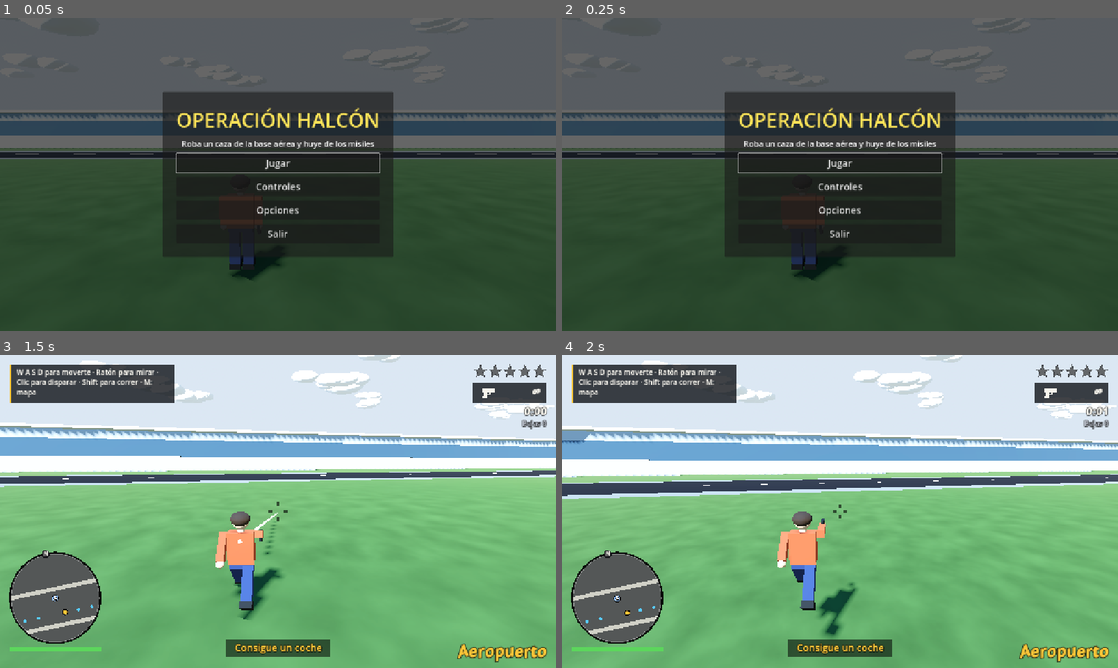
Above: before the commit, frames 1-4 (two rows, left to right).
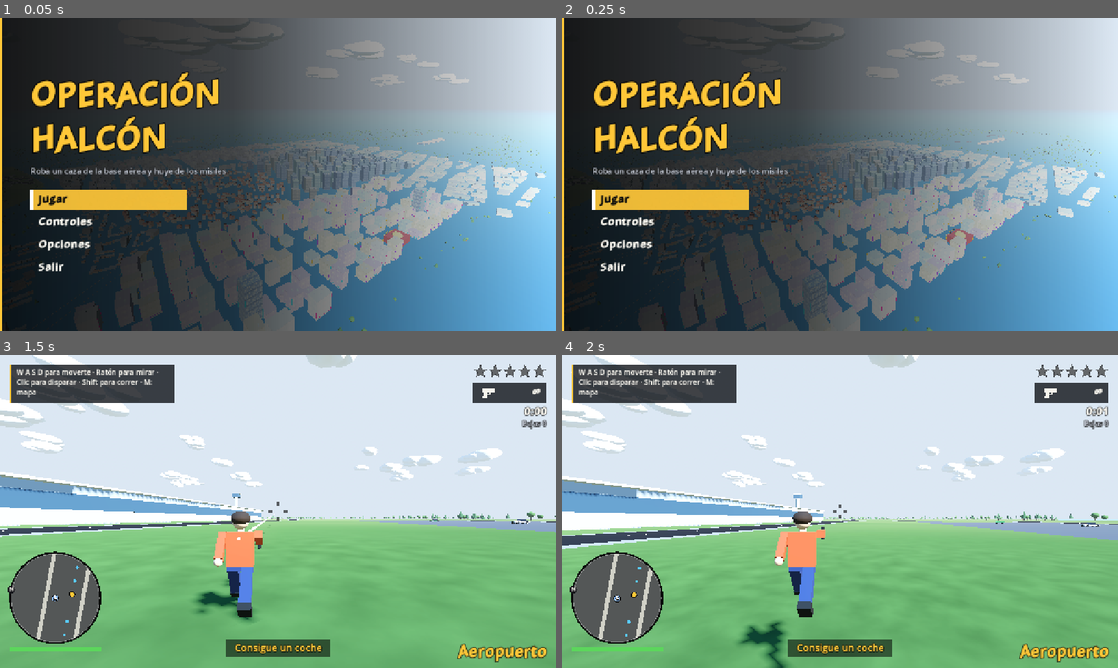
Above: after the commit, the same moments.

Repository: canalenguillem/operacion-halcon
Game: Godot game, scene res://main.tscn
Same seed, same stepped clock (60 frames per second), same inputs: the game is played once before the commit and once after it. Sound files missing from this copy of the repository are replaced by a short silence.
Inputs (mouse positions are in pixels of both pictures, inside the frame that each line leads up to):
- Up to frame 1 (0.05 s): no input
- Up to frame 2 (0.25 s): no input
- Up to frame 3 (1.5 s): click "Jugar" at 0.5 s; tap Enter at 1.25 s; move the mouse to (305, 511) at 1.27 s; hold W (forward) from 1.28 s (still down); tap F (flare) at 1.35 s; click (305, 511) at 1.42 s
- Up to frame 4 (2 s): keep holding W (forward); tap Space (jump) at 1.52 s

The runs differ from the first frame. In frame 1, 89% of the frame differs, in the area x 0-100%, y 0-100%; in frame 2, 89%; in frame 3, 35%; in frame 4, 36%.

Commit message:
Menús nuevos: estilo propio, vuelo de cine de fondo, opciones gráficas y pantalla de carga
- Menú en columna a la izquierda con el tema de UiStyle; detrás, la
  cámara sobrevuela la ciudad (CameraRig.cinematic).
- Opciones: pantalla completa, sincronización vertical y calidad de
  sombras (guardadas en Settings, con tests).
- LoadingScreen con un consejo al azar mientras se construye la isla.
- Botón «Mapa» en la pausa; documentación al día.

Co-Authored-By: Claude Opus 5.5 <noreply@anthropic.com>

Diff:
--- a/scripts/camera_rig.gd
+++ b/scripts/camera_rig.gd
@@ -13,12 +13,30 @@
 ## Sacudida actual (ver `CameraLogic`).
 var shake: float = 0.0
 var rng: RandomNumberGenerator = RandomNumberGenerator.new()
+## Vuelo de cine alrededor de la ciudad (fondo del menú principal).
+var cinematic: bool = false
+## Centro, radio, altura y velocidad (rad/s) del vuelo de cine.
+@export var cine_center: Vector3 = Vector3(250, 40, 450)
+@export var cine_radius: float = 950.0
+@export var cine_height: float = 280.0
+@export var cine_speed: float = 0.035
+var _cine_angle: float = 2.2
 
 
 func _init() -> void:
 	near = 0.2
 	far = 20000.0
 	fov = 70.0
+	process_mode = Node.PROCESS_MODE_ALWAYS  # el vuelo de cine sigue con el juego en pausa
+
+
+func _process(dt: float) -> void:
+	if not cinematic:
+		return
+	_cine_angle += cine_speed * dt
+	var bob: float = sin(_cine_angle * 3.0) * 40.0
+	global_position = cine_center + Vector3(cos(_cine_angle) * cine_radius, cine_height + bob, sin(_cine_angle) * cine_radius)
+	look_at(cine_center, Vector3.UP)
 
 
 ## Gira la cámara con el movimiento del ratón.
--- /dev/null
+++ b/scripts/loading_screen.gd
@@ -0,0 +1,34 @@
+class_name LoadingScreen
+extends CanvasLayer
+## Pantalla de carga con un consejo al azar mientras se construye la isla.
+
+const TIPS: Array[String] = [
+	"Pulsa {map} para abrir el mapa y marcar un destino: el GPS te lleva por las calles.",
+	"El radar gira con la cámara: lo que tienes delante queda siempre arriba.",
+	"La flecha amarilla del radar señala tu objetivo aunque esté lejos.",
+	"Si te disparan, una marca roja alrededor de la mira te dice desde dónde.",
+	"En el caza, las bengalas ({flare}) despistan a los misiles que te persiguen.",
+	"La autovía rodea la isla: es la forma más rápida de cruzarla.",
+	"Los soldados de la base te ven a 45 m. Entra rápido… o con un coche.",
+	"Desde el mirador de Las Colinas se ve toda la ciudad.",
+]
+
+
+func _ready() -> void:
+	layer = 50
+	var c := Control.new()
+	c.set_anchors_and_offsets_preset(Control.PRESET_FULL_RECT)
+	c.draw.connect(_draw_on.bind(c))
+	add_child(c)
+
+
+func _draw_on(c: Control) -> void:
+	var s: Vector2 = c.size
+	c.draw_rect(Rect2(Vector2.ZERO, s), Color(0.03, 0.035, 0.05))
+	c.draw_rect(Rect2(0, 0, 6, s.y), UiStyle.ACCENT)
+	UiStyle.text(c, Vector2(70, s.y * 0.42), "OPERACIÓN HALCÓN", 64, UiStyle.ACCENT, HORIZONTAL_ALIGNMENT_LEFT, UiStyle.title_font(), 10)
+	UiStyle.text(c, Vector2(72, s.y * 0.42 + 44), "Cargando la isla…", 22, UiStyle.TEXT)
+	var tip: String = TIPS[randi() % TIPS.size()].format({"map": Menu.key_name("map"), "flare": Menu.key_name("flare")})
+	c.draw_rect(Rect2(70, s.y - 110, s.x - 140, 60), UiStyle.PANEL)
+	c.draw_rect(Rect2(70, s.y - 110, 4, 60), UiStyle.ACCENT)
+	UiStyle.text(c, Vector2(90, s.y - 74), "Consejo: " + tip, 18, UiStyle.TEXT, HORIZONTAL_ALIGNMENT_LEFT, null, 0)
--- a/scripts/main.gd
+++ b/scripts/main.gd
@@ -45,6 +45,16 @@
 
 func _ready() -> void:
 	process_physics_priority = 10  # después de los actores, para que la cámara vea posiciones ya actualizadas
+	Settings.load_file()
+	Settings.apply_display()
+	var loading: LoadingScreen = null
+	if show_menu:  # pantalla de carga mientras se construye la isla (los tests la saltan)
+		set_physics_process(false)
+		set_process_unhandled_input(false)
+		loading = LoadingScreen.new()
+		add_child(loading)
+		await get_tree().process_frame
+		await get_tree().process_frame
 	world = World.new()
 	add_child(world)
 	world.build()
@@ -72,13 +82,13 @@
 	add_child(layer)
 	layer.add_child(hud)
 
-	Settings.load_file()
 	menu = Menu.new()
 	menu.play_pressed.connect(_on_play_pressed)
 	menu.restart_pressed.connect(restart)
 	menu.main_menu_pressed.connect(_on_main_menu_pressed)
 	menu.clicked.connect(sfx.play.bind("click", -6.0))
 	menu.map_pressed.connect(_on_map_pressed)
+	menu.options_changed.connect(world.apply_graphics)
 	var menu_layer := CanvasLayer.new()
 	menu_layer.layer = 10
 	add_child(menu_layer)
@@ -92,10 +102,15 @@
 	camera.tick(0.0)
 	if show_menu and not skip_menu and not dev_args:
 		hud.visible = false
+		camera.cinematic = true
 		menu.open(Menu.Screen.MAIN)
 	else:
 		Input.mouse_mode = Input.MOUSE_MODE_CAPTURED
 	skip_menu = false
+	if loading != null:
+		loading.queue_free()
+		set_physics_process(true)
+		set_process_unhandled_input(true)
 
 
 ## Añade un sistema como hijo y le da la referencia a `Main`.
@@ -184,6 +199,8 @@
 
 func _on_play_pressed() -> void:
 	hud.visible = true
+	camera.cinematic = false
+	camera.tick(0.0)
 
 
 func _on_main_menu_pressed() -> void:
--- a/scripts/menu.gd
+++ b/scripts/menu.gd
@@ -6,6 +6,8 @@
 signal restart_pressed
 signal main_menu_pressed
 signal map_pressed
+## Han cambiado opciones que debe aplicar el juego (gráficos).
+signal options_changed
 ## Se ha pulsado cualquier botón (para el sonido).
 signal clicked
 
@@ -65,23 +67,40 @@
 func _ready() -> void:
 	process_mode = Node.PROCESS_MODE_ALWAYS
 	set_anchors_and_offsets_preset(Control.PRESET_FULL_RECT)
-	var dim := ColorRect.new()
-	dim.color = Color(0, 0, 0, 0.6)
-	dim.set_anchors_and_offsets_preset(Control.PRESET_FULL_RECT)
-	add_child(dim)
-	var center := CenterContainer.new()
-	center.set_anchors_and_offsets_preset(Control.PRESET_FULL_RECT)
-	add_child(center)
-	var panel := PanelContainer.new()
-	center.add_child(panel)
+	theme = UiStyle.menu_theme()
+	# degradado oscuro a la izquierda: deja ver la ciudad detrás
+	var grad := Gradient.new()
+	grad.set_color(0, Color(0, 0, 0, 0.9))
+	grad.set_color(1, Color(0, 0, 0, 0.0))
+	grad.add_point(0.42, Color(0, 0, 0, 0.72))
+	var tex := GradientTexture2D.new()
+	tex.gradient = grad
+	tex.width = 256
+	tex.height = 4
+	var bg := TextureRect.new()
+	bg.texture = tex
+	bg.stretch_mode = TextureRect.STRETCH_SCALE
+	bg.set_anchors_and_offsets_preset(Control.PRESET_FULL_RECT)
+	add_child(bg)
+	var stripe := ColorRect.new()
+	stripe.color = UiStyle.ACCENT
+	stripe.set_anchors_and_offsets_preset(Control.PRESET_LEFT_WIDE)
+	stripe.offset_right = 6
+	add_child(stripe)
 	var margin := MarginContainer.new()
-	for side: String in ["margin_left", "margin_right", "margin_top", "margin_bottom"]:
-		margin.add_theme_constant_override(side, 32)
-	panel.add_child(margin)
+	margin.set_anchors_and_offsets_preset(Control.PRESET_FULL_RECT)
+	margin.add_theme_constant_override("margin_left", 70)
+	margin.add_theme_constant_override("margin_top", 40)
+	margin.add_theme_constant_override("margin_bottom", 30)
+	add_child(margin)
+	var column := VBoxContainer.new()
+	column.alignment = BoxContainer.ALIGNMENT_CENTER
+	margin.add_child(column)
 	_box = VBoxContainer.new()
-	_box.custom_minimum_size.x = 440
-	_box.add_theme_constant_override("separation", 10)
-	margin.add_child(_box)
+	_box.custom_minimum_size.x = 480
+	_box.size_flags_horizontal = Control.SIZE_SHRINK_BEGIN
+	_box.add_theme_constant_override("separation", 6)
+	column.add_child(_box)
 	visible = false
 
 
@@ -127,21 +146,32 @@
 			_build_options()
 
 
-func _label(text: String, font_size: int, color: Color = Color.WHITE) -> Label:
+func _label(text: String, font_size: int, color: Color = UiStyle.TEXT) -> Label:
 	var l := Label.new()
 	l.text = text
-	l.horizontal_alignment = HORIZONTAL_ALIGNMENT_CENTER
 	l.add_theme_font_size_override("font_size", font_size)
 	l.add_theme_color_override("font_color", color)
+	l.add_theme_color_override("font_outline_color", Color(0, 0, 0, 0.8))
+	l.add_theme_constant_override("outline_size", 4)
 	_box.add_child(l)
 	return l
+
+
+## Título grande con la fuente de títulos.
+func _title(text: String, font_size: int) -> void:
+	var l: Label = _label(text, font_size, UiStyle.ACCENT)
+	l.add_theme_font_override("font", UiStyle.title_font())
+	l.add_theme_constant_override("outline_size", 10)
 
 
 func _button(text: String, action: Callable, focus: bool = false) -> Button:
 	var b := Button.new()
 	b.text = text
-	b.custom_minimum_size.y = 44
-	b.add_theme_font_size_override("font_size", 22)
+	b.alignment = HORIZONTAL_ALIGNMENT_LEFT
+	b.custom_minimum_size = Vector2(360, 42)
+	b.size_flags_horizontal = Control.SIZE_SHRINK_BEGIN
+	b.add_theme_font_size_override("font_size", 24)
+	b.add_theme_font_override("font", UiStyle.title_font())
 	b.pressed.connect(clicked.emit)
 	b.pressed.connect(action)
 	_box.add_child(b)
@@ -153,10 +183,12 @@
 
 
 func _build_main() -> void:
-	_label("OPERACIÓN HALCÓN", 46, Color(1, 0.9, 0.35))
-	_label("Roba un caza de la base aérea y huye de los misiles", 18)
+	_title("OPERACIÓN
+HALCÓN", 72)
+	_label("Roba un caza de la base aérea y huye de los misiles", 18, UiStyle.MUTED)
 	if Settings.best_time > 0.0:
-		_label("Mejor tiempo: %s" % Settings.format_time(Settings.best_time), 18, Color(0.5, 1, 0.6))
+		_label("Mejor tiempo: %s" % Settings.format_time(Settings.best_time), 18, UiStyle.WIN)
+	_spacer(18)
 	_button("Jugar", _on_play, true)
 	_button("Controles", show_screen.bind(Screen.CONTROLS))
 	_button("Opciones", show_screen.bind(Screen.OPTIONS))
@@ -164,7 +196,8 @@
 
 
 func _build_pause() -> void:
-	_label("PAUSA", 40, Color(1, 0.9, 0.35))
+	_title("PAUSA", 56)
+	_spacer(10)
 	_button("Continuar", close, true)
 	_button("Mapa", map_pressed.emit)
 	_button("Reiniciar misión", restart_pressed.emit)
@@ -174,7 +207,7 @@
 
 
 func _build_controls() -> void:
-	_label("CONTROLES", 26, Color(1, 0.9, 0.35))
+	_title("CONTROLES", 40)
 	var grid := GridContainer.new()
 	grid.columns = 2
 	grid.add_theme_constant_override("h_separation", 28)
@@ -188,7 +221,7 @@
 				var head := Label.new()
 				head.text = text
 				head.add_theme_font_size_override("font_size", 15)
-				head.add_theme_color_override("font_color", Color(0.5, 0.85, 1.0))
+				head.add_theme_color_override("font_color", UiStyle.ACCENT)
 				grid.add_child(head)
 		for text: String in [keys_text(row[1] as String), row[2] as String]:
 			var cell := Label.new()
@@ -215,7 +248,7 @@
 
 
 func _build_options() -> void:
-	_label("OPCIONES", 32, Color(1, 0.9, 0.35))
+	_title("OPCIONES", 40)
 	_slider(0.0, 1.0, 0.05, Settings.volume,
 		func(v: float) -> String: return "Volumen: %d %%" % roundi(v * 100.0),
 		func(v: float) -> void:
@@ -241,7 +274,42 @@
 		Settings.difficulty = i
 		Settings.save_file())
 	_box.add_child(option)
+
+	_label("Gráficos", 18, UiStyle.ACCENT)
+	_check("Pantalla completa", Settings.fullscreen, func(on: bool) -> void: Settings.fullscreen = on)
+	_check("Sincronización vertical (sin tirones de imagen)", Settings.vsync, func(on: bool) -> void: Settings.vsync = on)
+	var shadows := OptionButton.new()
+	shadows.add_theme_font_size_override("font_size", 18)
+	for n: String in Settings.SHADOW_NAMES:
+		shadows.add_item("Sombras: " + n)
+	shadows.selected = Settings.shadows
+	shadows.item_selected.connect(func(i: int) -> void:
+		Settings.shadows = i
+		Settings.save_file()
+		options_changed.emit())
+	_box.add_child(shadows)
+	_spacer(8)
 	_button("Volver", show_screen.bind(_home), true)
+
+
+## Casilla que guarda las opciones y avisa al juego al cambiar.
+func _check(text: String, value: bool, changed: Callable) -> void:
+	var c := CheckButton.new()
+	c.text = text
+	c.button_pressed = value
+	c.add_theme_font_size_override("font_size", 17)
+	c.toggled.connect(func(on: bool) -> void:
+		changed.call(on)
+		Settings.save_file()
+		Settings.apply_display()
+		options_changed.emit())
+	_box.add_child(c)
+
+
+func _spacer(h: float) -> void:
+	var c := Control.new()
+	c.custom_minimum_size.y = h
+	_box.add_child(c)
 
 
 func _on_play() -> void:
--- a/scripts/settings.gd
+++ b/scripts/settings.gd
@@ -7,6 +7,9 @@
 const SOLDIER_DAMAGE: Array[float] = [0.5, 1.0, 1.6]
 ## Multiplicador del tiempo de recarga de las baterías según la dificultad.
 const SAM_RELOAD: Array[float] = [1.6, 1.0, 0.65]
+const SHADOW_NAMES: Array[String] = ["Sin sombras", "Medias", "Altas"]
+## Distancia a la que llegan las sombras del sol según la calidad (m).
+const SHADOW_DISTANCE: Array[float] = [0.0, 150.0, 350.0]
 const SENSITIVITY_MIN: float = 0.3
 const SENSITIVITY_MAX: float = 3.0
 
@@ -21,6 +24,10 @@
 static var volume: float = 0.8
 ## Volumen de la música, de 0 a 1 (además del general).
 static var music_volume: float = 0.5
+static var fullscreen: bool = false
+static var vsync: bool = true
+## Calidad de las sombras: 0 sin sombras, 1 medias, 2 altas.
+static var shadows: int = 2
 
 
 static func reset() -> void:
@@ -29,6 +36,9 @@
 	mouse_scale = 1.0
 	difficulty = 1
 	best_time = 0.0
+	fullscreen = false
+	vsync = true
+	shadows = 2
 
 
 static func load_file() -> void:
@@ -41,6 +51,9 @@
 	best_time = maxf(0.0, float(cfg.get_value("records", "best_time", 0.0)))
 	volume = clampf(float(cfg.get_value("options", "volume", 0.8)), 0.0, 1.0)
 	music_volume = clampf(float(cfg.get_value("options", "music_volume", 0.5)), 0.0, 1.0)
+	fullscreen = bool(cfg.get_value("graphics", "fullscreen", false))
+	vsync = bool(cfg.get_value("graphics", "vsync", true))
+	shadows = clampi(int(cfg.get_value("graphics", "shadows", 2)), 0, SHADOW_NAMES.size() - 1)
 
 
 static func save_file() -> void:
@@ -50,6 +63,9 @@
 	cfg.set_value("records", "best_time", best_time)
 	cfg.set_value("options", "volume", volume)
 	cfg.set_value("options", "music_volume", music_volume)
+	cfg.set_value("graphics", "fullscreen", fullscreen)
+	cfg.set_value("graphics", "vsync", vsync)
+	cfg.set_value("graphics", "shadows", shadows)
 	cfg.save(path)
 
 
@@ -79,3 +95,13 @@
 
 static func sam_reload_scale() -> float:
 	return SAM_RELOAD[difficulty]
+
+
+## Aplica pantalla completa y sincronización vertical a la ventana (no hace nada sin pantalla).
+static func apply_display() -> void:
+	if DisplayServer.get_name() == "headless":
+		return
+	var mode: DisplayServer.WindowMode = DisplayServer.WINDOW_MODE_FULLSCREEN if fullscreen else DisplayServer.WINDOW_MODE_WINDOWED
+	if DisplayServer.window_get_mode() != mode:
+		DisplayServer.window_set_mode(mode)
+	DisplayServer.window_set_vsync_mode(DisplayServer.VSYNC_ENABLED if vsync else DisplayServer.VSYNC_DISABLED)
--- a/scripts/world.gd
+++ b/scripts/world.gd
@@ -40,6 +40,7 @@
 var marker: MeshInstance3D
 var barrier: Node3D
 var barrier_open: bool = false
+var sun: DirectionalLight3D
 
 
 ## ¿Está el punto dentro del recinto de la base?
@@ -76,6 +77,12 @@
 	_build_ground()
 	_build_base()
 	_build_dest()
+
+
+## Aplica la calidad de sombras de las opciones.
+func apply_graphics() -> void:
+	sun.shadow_enabled = Settings.shadows > 0
+	sun.directional_shadow_max_distance = Settings.SHADOW_DISTANCE[Settings.shadows]
 
 
 func open_barrier() -> void:
@@ -115,12 +122,11 @@
 	var we := WorldEnvironment.new()
 	we.environment = env
 	add_child(we)
-	var sun := DirectionalLight3D.new()
+	sun = DirectionalLight3D.new()
 	sun.rotation_degrees = Vector3(-48, -35, 0)
-	sun.shadow_enabled = true
-	sun.directional_shadow_max_distance = 300.0
 	sun.light_energy = 1.2
 	add_child(sun)
+	apply_graphics()
 
 
 func _build_ground() -> void:
--- a/tests/test_settings.gd
+++ b/tests/test_settings.gd
@@ -31,9 +31,15 @@
 	Settings.best_time = 123.0
 	Settings.volume = 0.25
 	Settings.music_volume = 0.0
+	Settings.fullscreen = true
+	Settings.vsync = false
+	Settings.shadows = 0
 	Settings.save_file()
 	Settings.reset()
 	Settings.load_file()
+	assert_true(Settings.fullscreen)
+	assert_false(Settings.vsync)
+	assert_eq(Settings.shadows, 0)
 	assert_eq(Settings.volume, 0.25)
 	assert_eq(Settings.music_volume, 0.0)
 	assert_eq(Settings.mouse_scale, 2.0)
@@ -45,8 +51,10 @@
 	Settings.mouse_scale = 99.0
 	Settings.difficulty = 7
 	Settings.best_time = -5.0
+	Settings.shadows = 9
 	Settings.save_file()
 	Settings.load_file()
+	assert_eq(Settings.shadows, 2)
 	assert_eq(Settings.mouse_scale, Settings.SENSITIVITY_MAX)
 	assert_eq(Settings.difficulty, 2)
 	assert_eq(Settings.best_time, 0.0)
Not shown, added: scripts/loading_screen.gd.uid
Not shown, changed: CLAUDE.md
Not shown, changed: docs/ARCHITECTURE.md
Not shown, changed: docs/GDD.md
